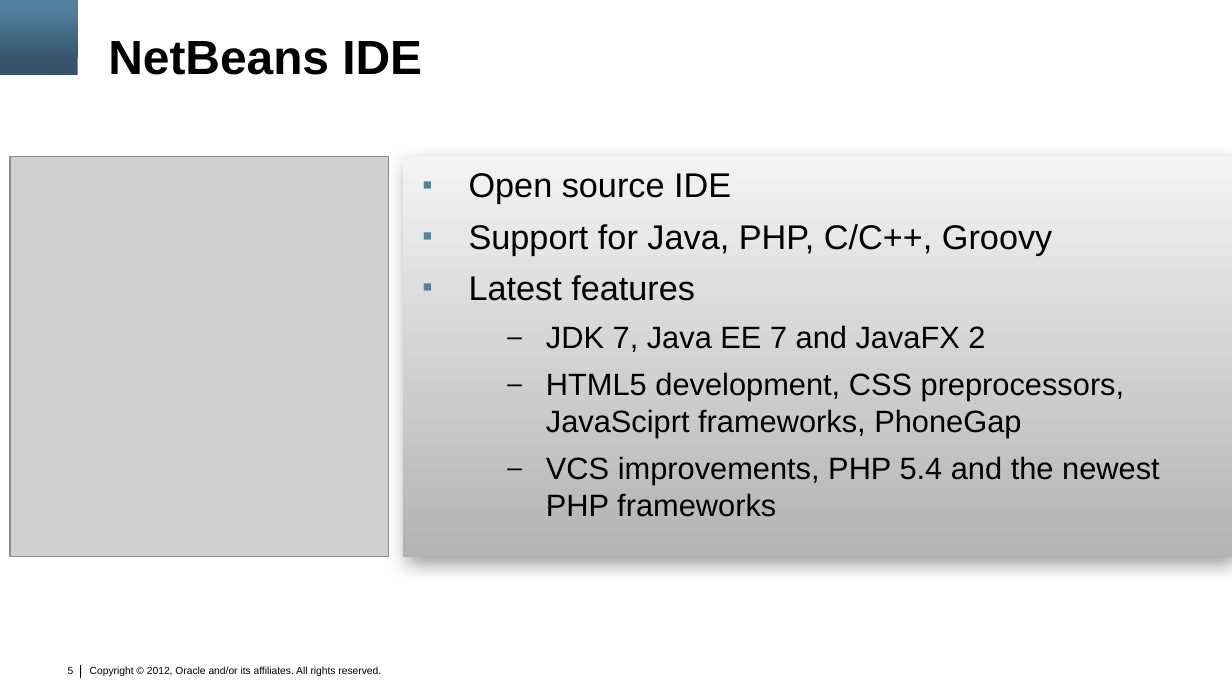
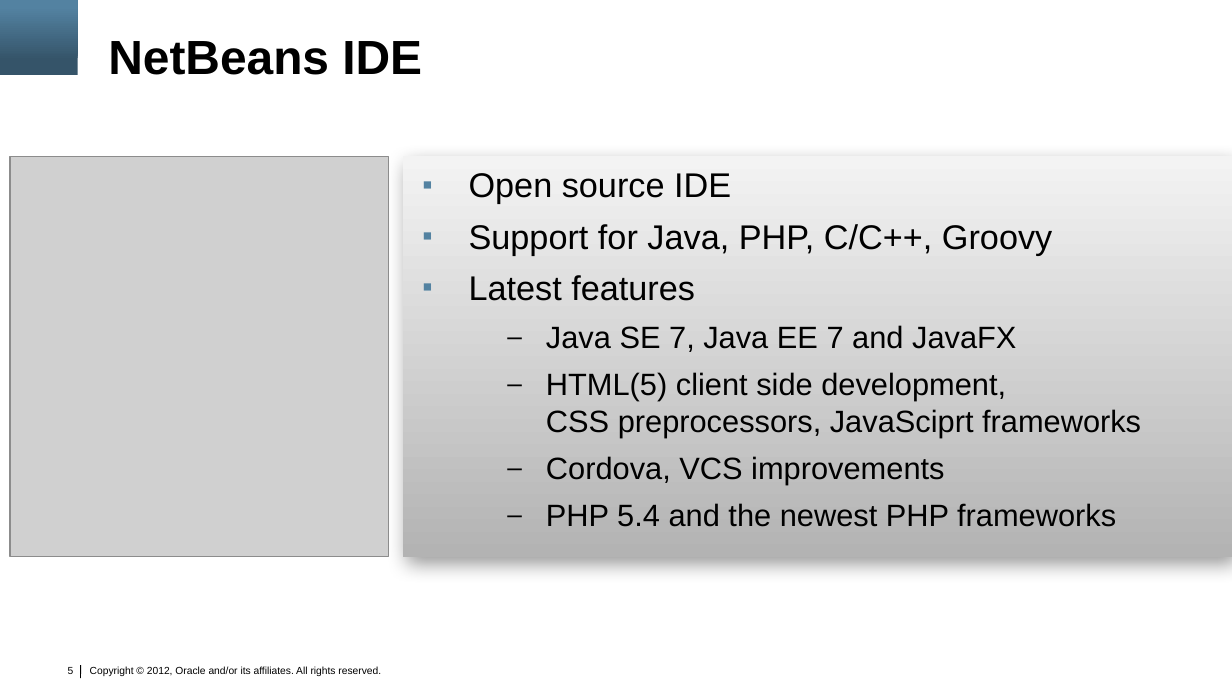
Before and after one commit to marfous/j1demo-pf, a slide deck: slide 5 of con3638.pptx. Drawn at 1232x693 pixels with LibreOffice and Linux fonts; fonts in the diff are those of the drawing; grey boxes stand for pictures; background and template pictures are left out. Boxes give left, top, right and bottom in pixels: in the first picture for what was removed or moved away, otherwise in the second. Text is boxed around its words. In the diff, an @@ line names an element or a change of style, - is before the commit and + after.

Commit message:
Updated text of tips Nr. 1, 2, 3

```diff
--- a/con3638.pptx
+++ b/con3638.pptx
@@ text at bbox=[546, 325, 1141, 527]: text changed @@
-  – JDK 7, Java EE 7 and JavaFX 2
-  – HTML5 development, CSS preprocessors, JavaSciprt frameworks, PhoneGap
-  – VCS improvements, PHP 5.4 and the newest PHP frameworks
+  – Java SE 7, Java EE 7 and JavaFX
+  – HTML(5) client side development,
+    CSS preprocessors, JavaSciprt frameworks
+  – Cordova, VCS improvements
+  – PHP 5.4 and the newest PHP frameworks
```
Also in this commit, not shown: 4 other slides changed.
